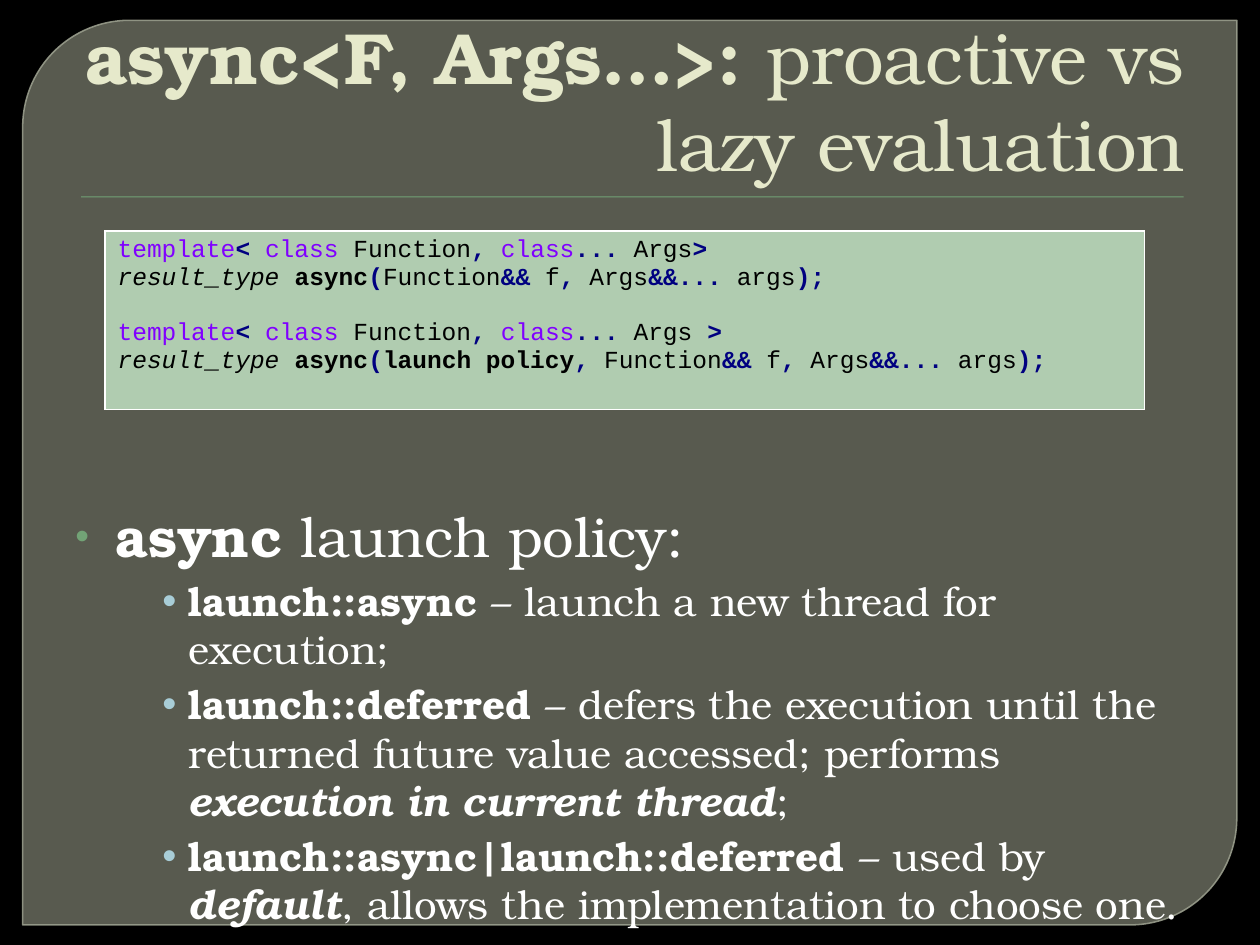
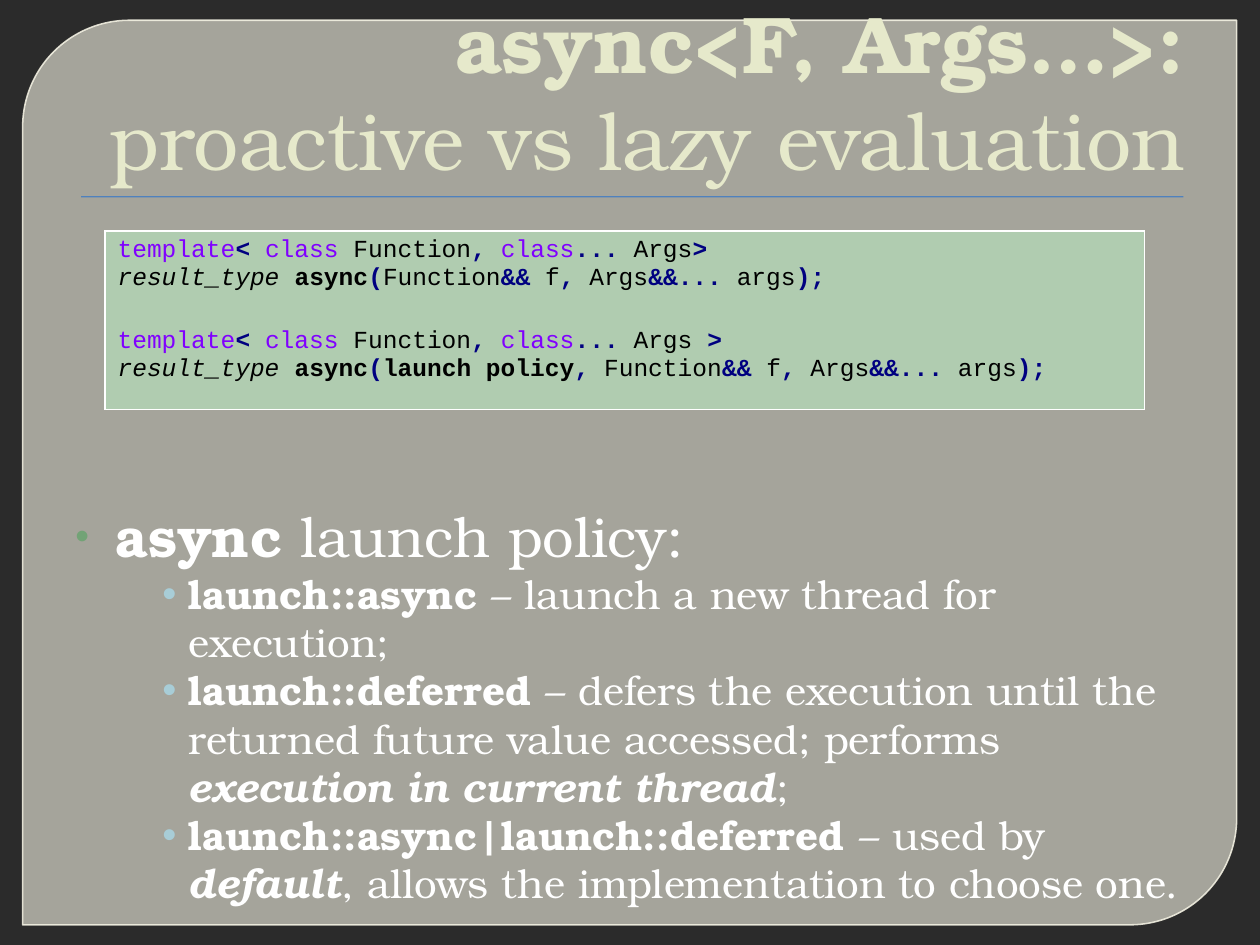
Before and after one commit to xtofl/cpp11training, a slide deck: slide 15 of slides/6.c11multithreading-futures-140925092912-phpapp01.pptx. Drawn at 1260x945 pixels with LibreOffice and Linux fonts; fonts in the diff are those of the drawing; background and template pictures are left out; a plain dark background stands for a picture behind light text. Boxes give left, top, right and bottom in pixels: in the first picture for what was removed or moved away, otherwise in the second. Text is boxed around its words. In the diff, an @@ line names an element or a change of style, - is before the commit and + after.

```diff
--- a/slides/6.c11multithreading-futures-140925092912-phpapp01.pptx
+++ b/slides/6.c11multithreading-futures-140925092912-phpapp01.pptx
@@ round diag rect at box(23, 20, 1237, 925): fill #888B7B at 65% opacity to #E8E6D9 at 65% opacity; outline #9DA090 0.87 pt to #F6F3E4 0.88 pt @@
@@ text "async<F, Args…>: proactive vs lazy ..." at box(109, 0, 1185, 189): size 41.4 to 46 pt, text colour #E7EACB to #E6E9CB @@
@@ rectangle at box(81, 197, 1183, 198): fill #72A376 to #4F81BD @@
@@ table at box(105, 231, 1144, 410) @@
@@ borders changed @@
@@ text at box(189, 579, 1179, 907): less space between paragraphs @@
```
Also in this commit, not shown: 26 other slides changed, 2 other files.
